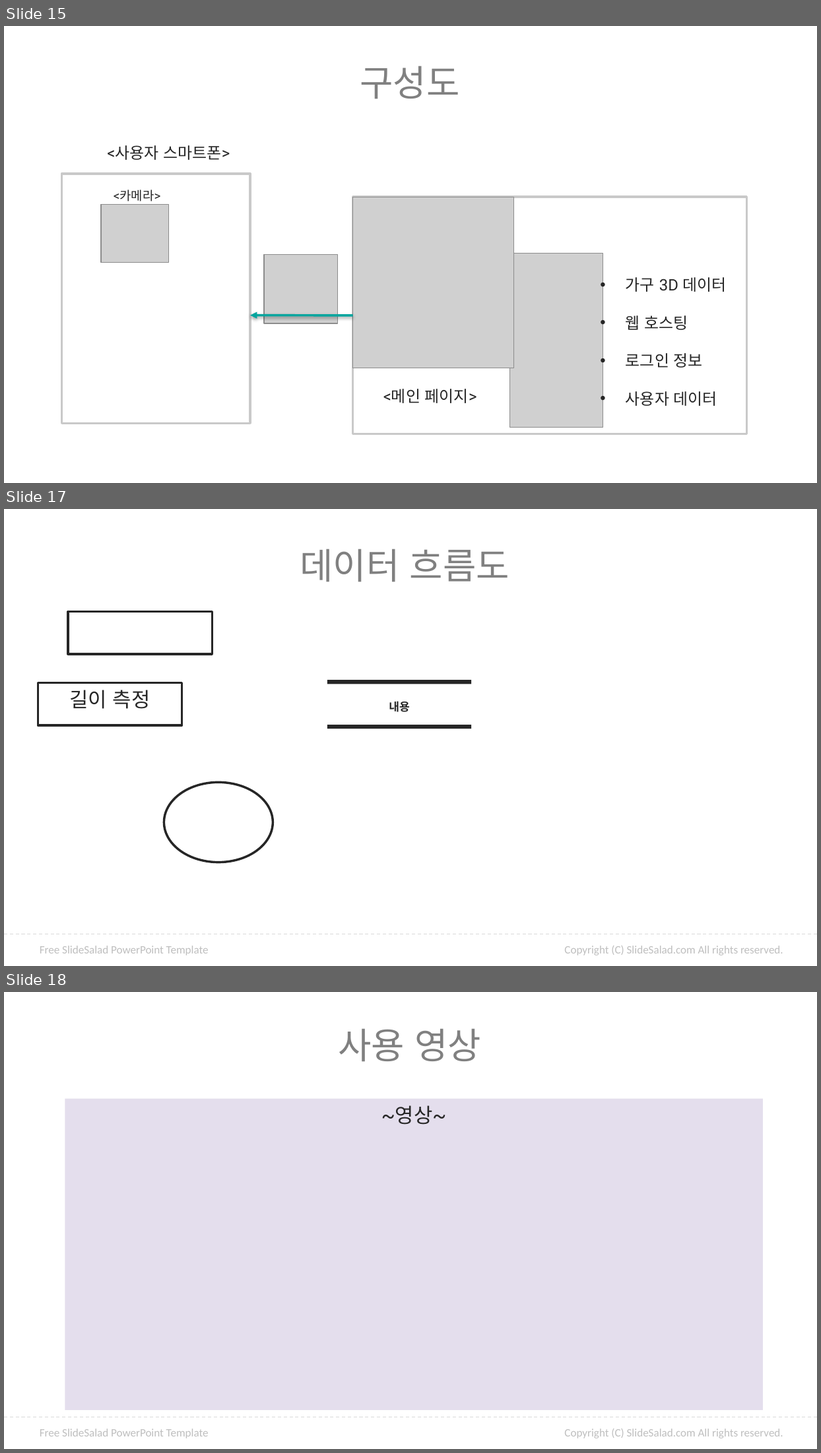
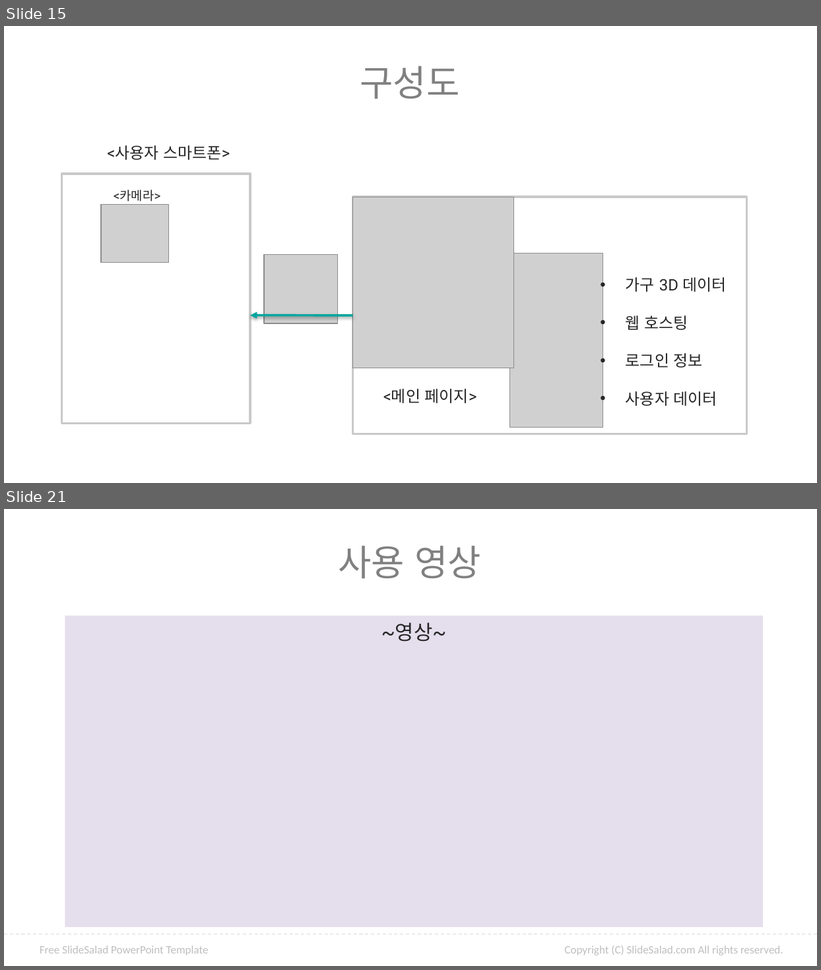
Before and after one commit to ptyoiy/ARwork, a slide deck: 호남-발표자료.pptx. Shown one above the other, each under a label of ours: slides 15, 17 and 18 before the commit, slides 15 and 21 after it; the slides between them are not shown. The pictures are 821x1453 and 821x970 pixels, drawn with LibreOffice and Linux fonts; fonts in the diff are those of the drawing; grey boxes stand for pictures; background and template pictures are left out. Boxes give left, top, right and bottom in pixels: in the first picture for what was removed or moved away, otherwise in the second. Text is boxed around its words. In the diff, an @@ line names an element or a change of style, - is before the commit and + after.

Commit message:
1121
ppt 흐름도 추가

```diff
--- a/호남-발표자료.pptx
+++ b/호남-발표자료.pptx
@@ slide 17 removed at box(4, 509, 817, 966), background #FFFFFF; not listed: 3 template elements that a slide beside it also shows @@
@@ text removed at box(300, 549, 510, 582) @@
-데이터 흐름도
@@ rectangle removed at box(68, 611, 212, 654) @@
@@ rectangle removed at box(38, 683, 182, 725) @@
-길이 측정
@@ rectangle removed at box(327, 680, 471, 684) @@
@@ text removed at box(389, 701, 409, 712) @@
-내용
@@ rectangle removed at box(327, 725, 471, 729) @@
@@ ellipse removed at box(164, 782, 273, 862) @@
@@ what was slide 18 is now slide 21 @@
```
Also in this commit, not shown: 3 slides changed, 4 slides added, 7 other files.
